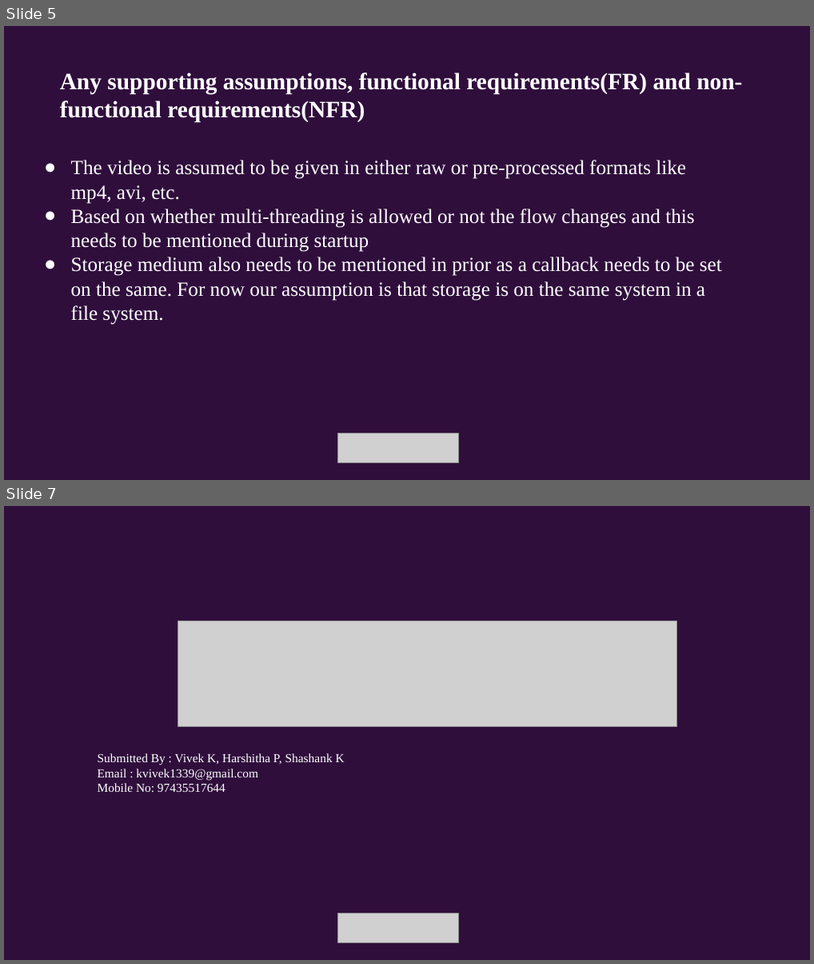
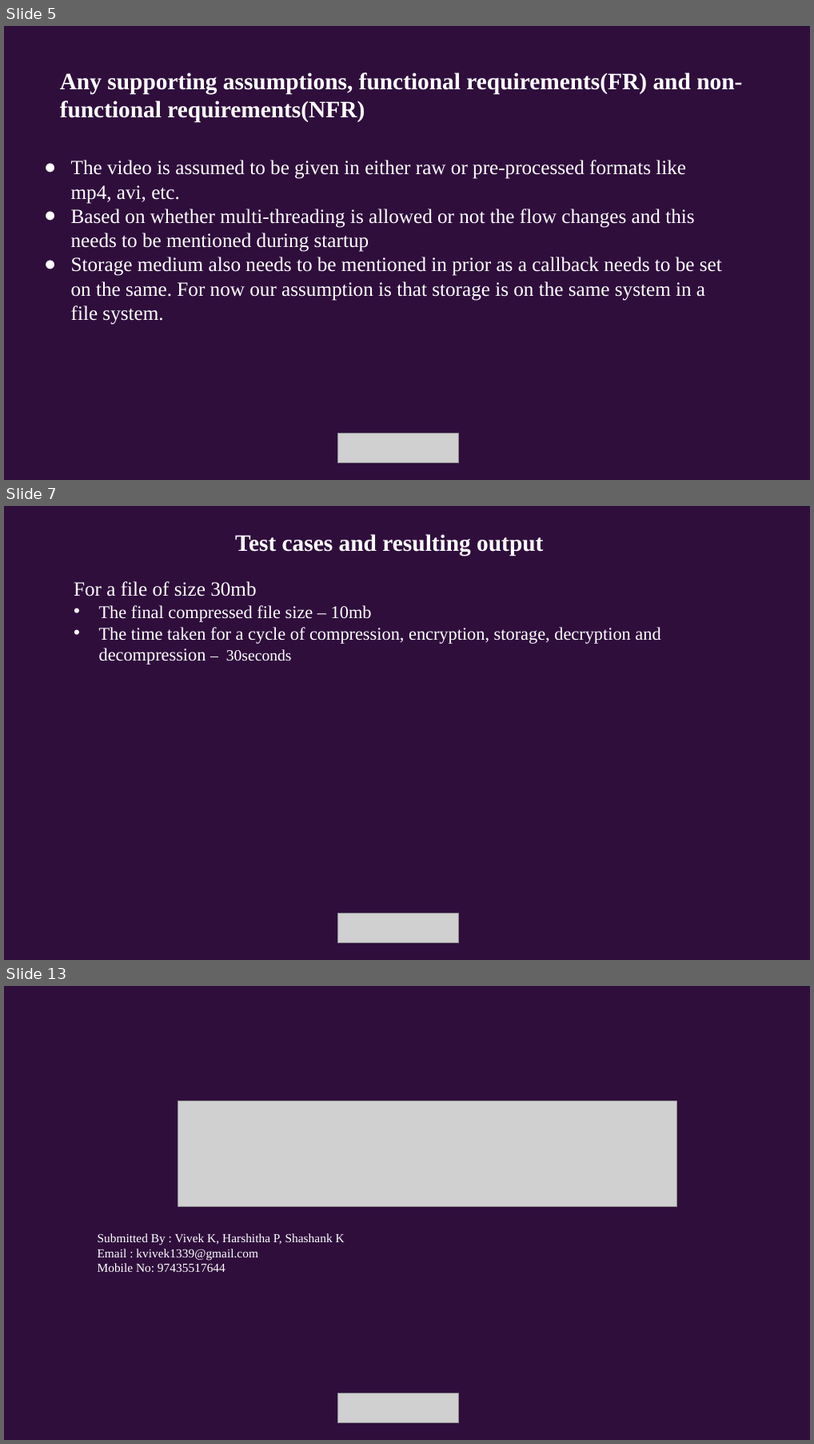
Before and after one commit to harshithaputtaswamy/video-compression, a slide deck: idea/idea_video_compression.pptx. Shown one above the other, each under a label of ours: slides 5 and 7 before the commit, slides 5, 7 and 13 after it; the slides between them are not shown. The pictures are 814x964 and 814x1444 pixels, drawn with LibreOffice and Linux fonts; fonts in the diff are those of the drawing; grey boxes stand for pictures. Boxes give left, top, right and bottom in pixels: in the first picture for what was removed or moved away, otherwise in the second. Text is boxed around its words. In the diff, an @@ line names an element or a change of style, - is before the commit and + after.

```diff
--- a/idea/idea_video_compression.pptx
+++ b/idea/idea_video_compression.pptx
@@ slide 7 added at (x1=4, y1=506, x2=810, y2=960), background #FFFFFF @@
@@ rectangle added at (x1=4, y1=506, x2=810, y2=959), fill #2F0E3C @@
@@ text added at (x1=235, y1=534, x2=543, y2=556), 21 pt, text #FFFFFF, bold @@
+Test cases and resulting output
@@ text added at (x1=74, y1=581, x2=661, y2=664), 16 pt, text #FFFFFF @@
+For a file of size 30mb
+• The final compressed file size – 10mb
+• The time taken for a cycle of compression, encryption, storage, decryption and decompression – 30seconds
@@ picture added at (x1=338, y1=913, x2=459, y2=942) @@
@@ what was slide 7 is now slide 13 @@
```
Also in this commit, not shown: 1 slide changed, 5 other slides added.
